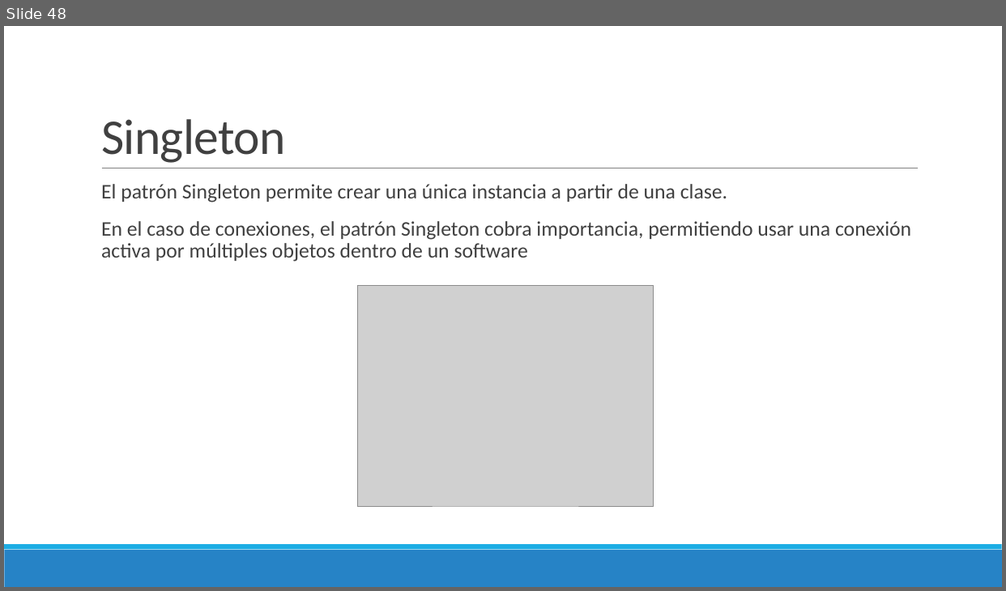
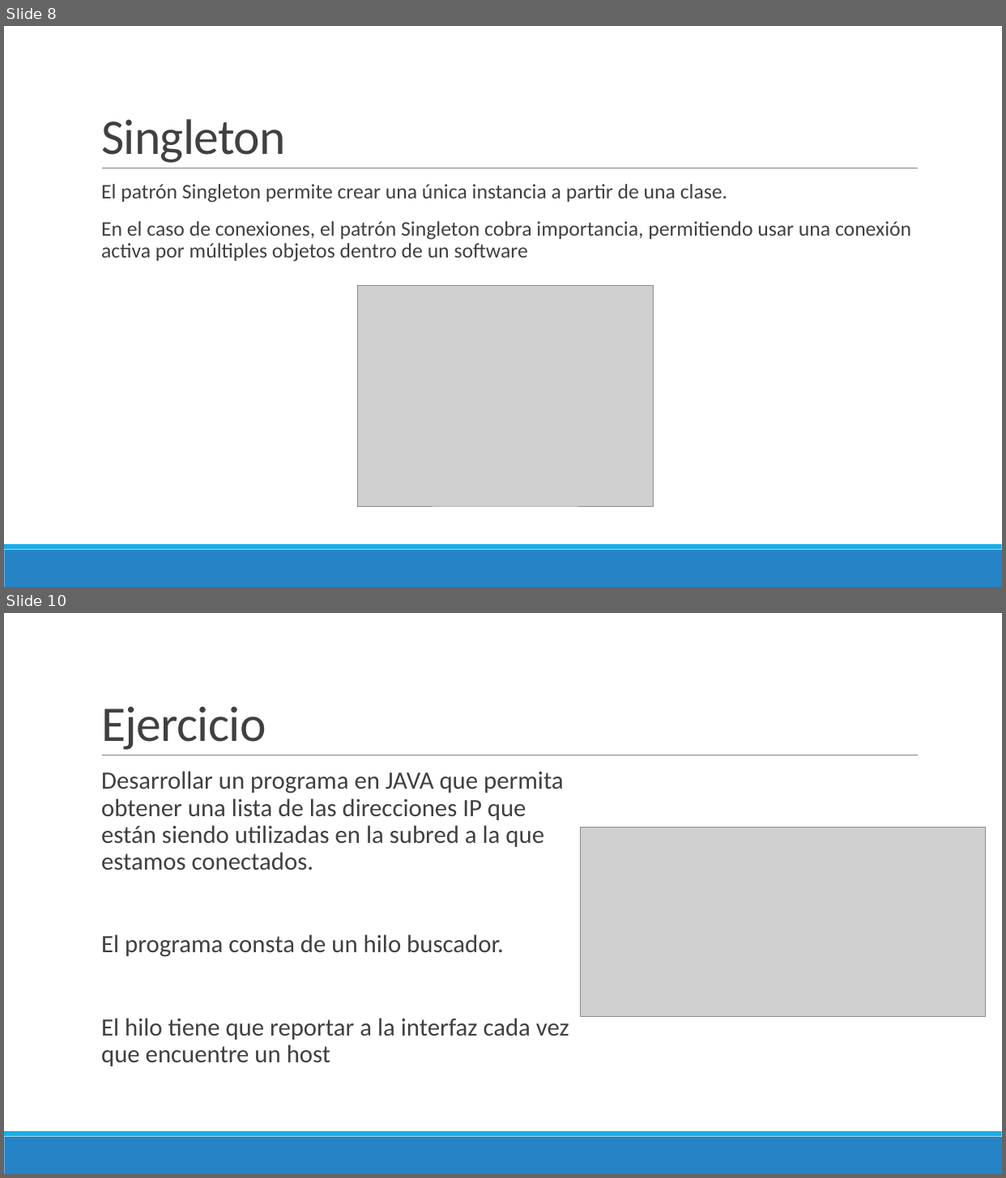
Before and after one commit to Domiciano/ProgramRed192, a slide deck: Clase2/Presentación.pptx. Shown one above the other, each under a label of ours: slide 48 before the commit, slides 8 and 10 after it; the slides between them are not shown. The pictures are 1006x591 and 1006x1178 pixels, drawn with LibreOffice and Linux fonts; fonts in the diff are those of the drawing; grey boxes stand for pictures. Boxes give left, top, right and bottom in pixels: in the first picture for what was removed or moved away, otherwise in the second. Text is boxed around its words. In the diff, an @@ line names an element or a change of style, - is before the commit and + after.

```diff
--- a/Clase2/Presentación.pptx
+++ b/Clase2/Presentación.pptx
@@ slide 10 added at [4, 613, 1002, 1174], background #FFFFFF; not listed: 3 template elements that a slide beside it also shows @@
@@ title added at [101, 706, 266, 750], 48 pt, text #404040 @@
+Ejercicio
@@ text added at [101, 771, 569, 1067], 24 pt, text #404040 @@
+  Desarrollar un programa en JAVA que permita obtener una lista de las direcciones IP que están siendo utilizadas en la subred a la que estamos conectados.
+  El programa consta de un hilo buscador.
+  El hilo tiene que reportar a la interfaz cada vez que encuentre un host
@@ picture added at [580, 827, 986, 1017] @@
@@ what was slide 48 is now slide 8 @@
```
Also in this commit, not shown: 2 slides changed, 1 other slide added, 1 other file.
